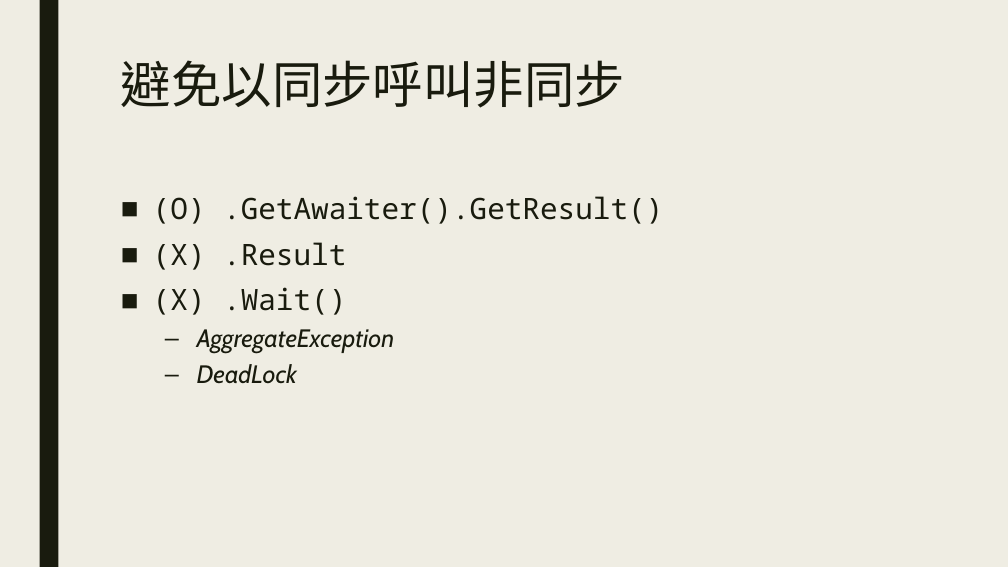
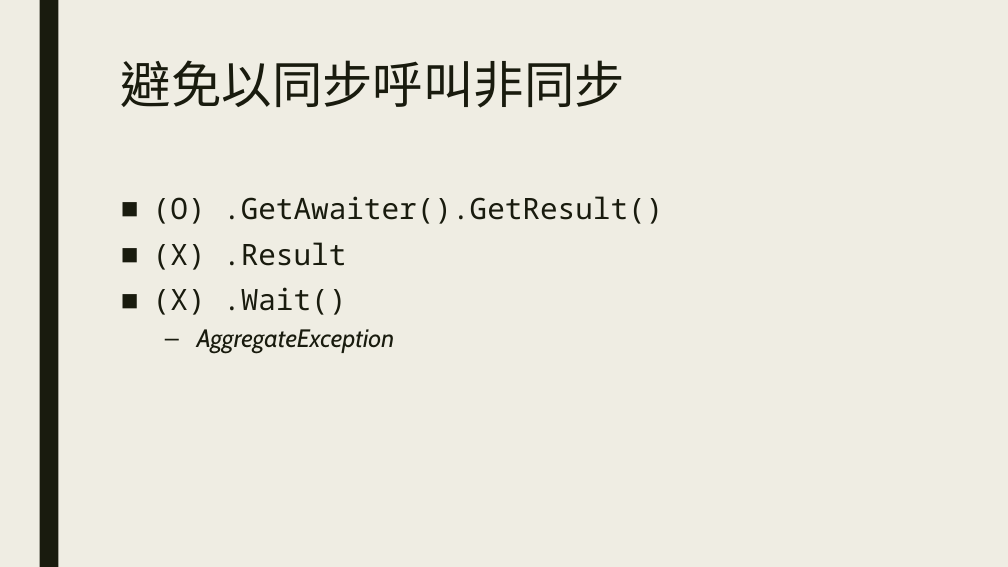
Before and after one commit to ryans610/.NET-Async-Basic, a slide deck: slide 26 of .NET非同步入門.pptx (slide 23 before the commit). Drawn at 1008x567 pixels with LibreOffice and Linux fonts; fonts in the diff are those of the drawing. Boxes give left, top, right and bottom in pixels: in the first picture for what was removed or moved away, otherwise in the second. Text is boxed around its words. In the diff, an @@ line names an element or a change of style, - is before the commit and + after.

```diff
--- a/.NET非同步入門.pptx
+++ b/.NET非同步入門.pptx
@@ text at <box>197,364,297,384</box>: paragraph removed @@
-  – DeadLock
```
Also in this commit, not shown: 4 other slides changed, 5 slides added, 19 other files.
